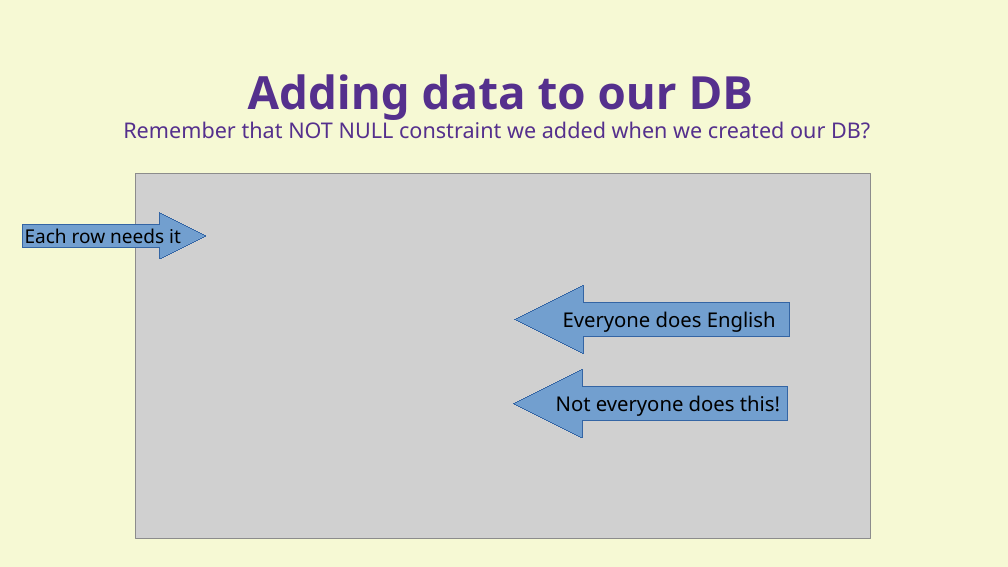
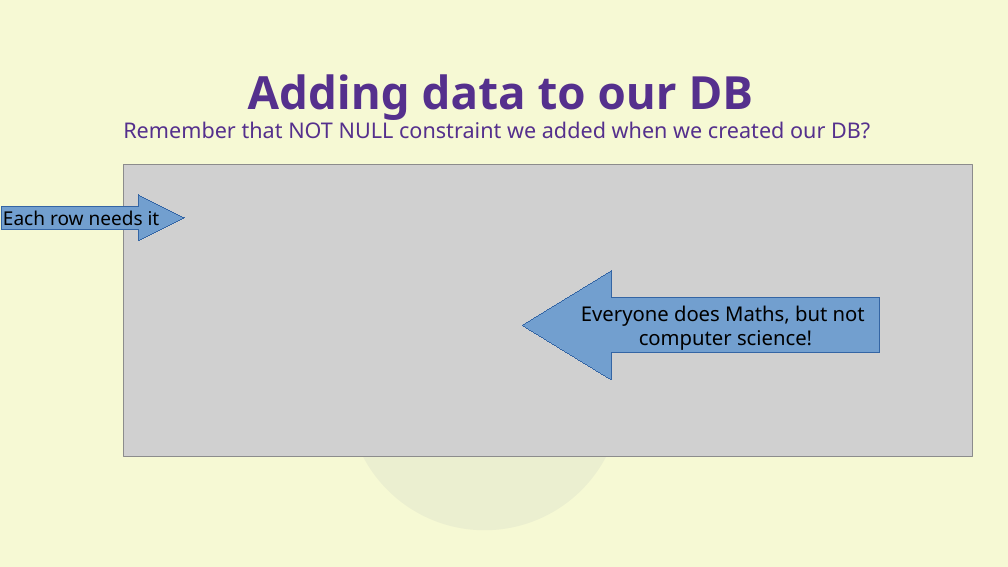
Before and after one commit to aram-de/aas_workshop_pub, a slide deck: slide 45 of presentation_KhanRev.odp (slide 49 before the commit). Drawn at 1008x567 pixels with LibreOffice and Linux fonts; fonts in the diff are those of the drawing; grey boxes stand for pictures. Boxes give left, top, right and bottom in pixels: in the first picture for what was removed or moved away, otherwise in the second. Text is boxed around its words. In the diff, an @@ line names an element or a change of style, - is before the commit and + after.

```diff
--- a/presentation_KhanRev.odp
+++ b/presentation_KhanRev.odp
@@ picture: place and size @@
-picture at bbox=[136, 174, 872, 540]
+picture at bbox=[123, 165, 973, 456]
@@ right arrow "Each row needs it": place and size @@
-right arrow "Each row needs it" at bbox=[23, 213, 206, 259]
+right arrow "Each row needs it" at bbox=[1, 195, 184, 241]
@@ ellipse added at bbox=[348, 256, 622, 531], fill #8D99AE at 10% opacity @@
@@ left arrow "Everyone does Maths, but not ...": place and size @@
-left arrow "Everyone does Maths, but not ..." at bbox=[515, 285, 789, 354]
+left arrow "Everyone does Maths, but not ..." at bbox=[522, 271, 879, 380]
@@ left arrow "Everyone does Maths, but not ..." at bbox=[522, 271, 879, 380]: proportions changed @@
@@ text in left arrow at bbox=[581, 305, 865, 350]: text changed @@
-Everyone does English
+Everyone does Maths, but not
+computer science!
@@ left arrow removed at bbox=[514, 370, 788, 438] @@
-Not everyone does this!
```
Also in this commit, not shown: 26 other slides changed, 2 slides added, 5 slides removed, 2 other files.
